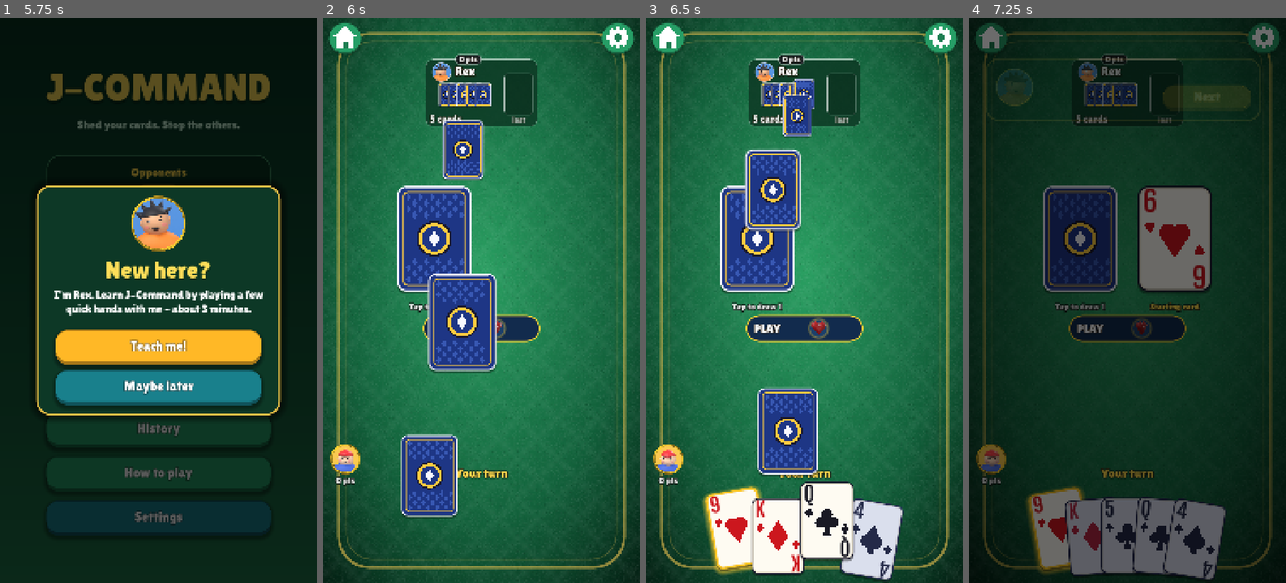
Above: before the commit, frames 1-4 (left to right).
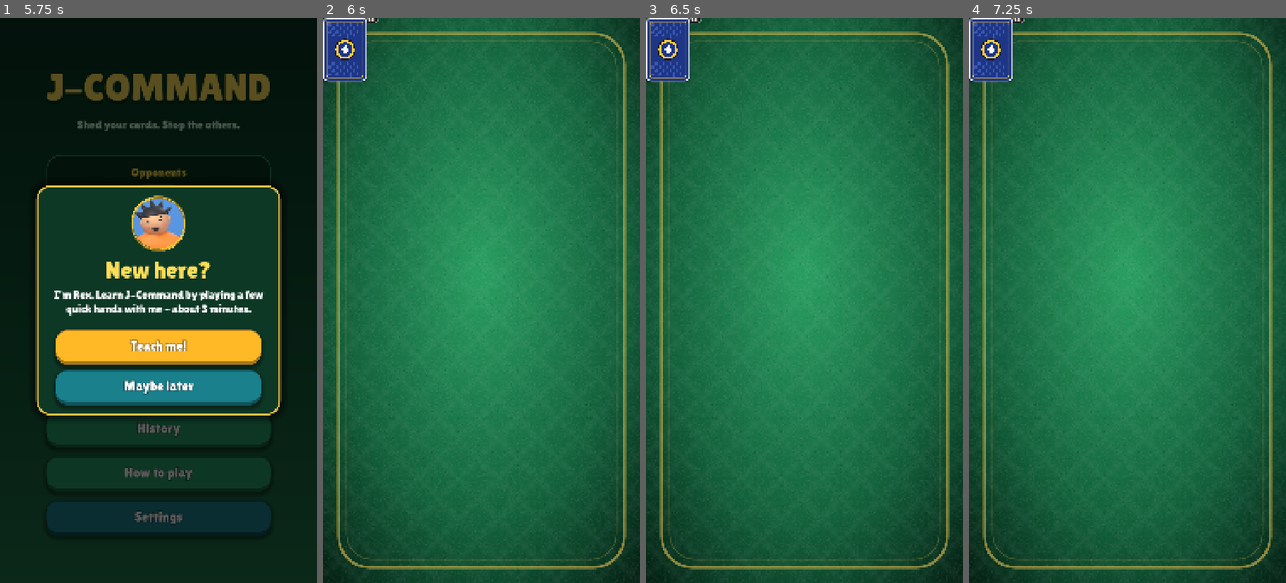
Above: after the commit, the same moments.

Repository: lambou/jcommand-cards-monorepo
Game: Godot game, scene res://scenes/main.tscn
Same seed, same stepped clock (60 frames per second), same inputs: the game is played once before the commit and once after it.
Inputs (mouse positions are in pixels of both pictures, inside the frame that each line leads up to):
- Up to frame 1 (5.75 s): tap Enter at 0.5 s; move the mouse to (228, 272) at 0.52 s; hold Right 0.53-1.25 s; click (228, 272) at 0.67 s; tap Space at 0.77 s; drag from (95, 328) to (142, 413) at 1.27 s; move the mouse to (190, 176) at 2.02 s; hold Right 2.03-2.75 s; click "Easy" at 2.75 s; click "Easy" at 3.5 s; click "Normal" at 4.25 s; click "Normal" at 5 s
- Up to frame 2 (6 s): click "PLAY" at 5.75 s
- Up to frame 3 (6.5 s): no input
- Up to frame 4 (7.25 s): tap Enter at 6.5 s; drag from (1079, 238) to (1032, 215) at 6.52 s

Frame 1 is identical in both runs. In frame 2, 20% of the frame differs, in the area x 0-99%, y 0-89%; in frame 3, 26%; in frame 4, 99%, in the area x 0-100%, y 0-100%.
Error after the commit: Parse Error: Too many arguments for "draw_avatar()" call. Expected at most 8 but received 9. (res://scripts/ui/avatar_view.gd:47)

Commit message:
Stack your points under the CHECK! plate: they slide down while in check and back up after
Co-Authored-By: Claude Sonnet 5.5 <noreply@anthropic.com>

Diff:
--- /dev/null
+++ b/apps/mobile/scripts/tests/test_check_points.gd
@@ -0,0 +1,77 @@
+extends SceneTree
+## The CHECK! plate and the points label under your avatar must stack, never overlap:
+##   godot --headless --path apps/mobile -s res://scripts/tests/test_check_points.gd
+
+const Table := preload("res://scripts/ui/table.gd")
+const AvatarView := preload("res://scripts/ui/avatar_view.gd")
+
+var failures: Array = []
+
+
+func _init() -> void:
+	_main.call_deferred()
+
+
+func _main() -> void:
+	await process_frame # the tree must be live before Table's children get their _ready
+	for sz in [Vector2i(1080, 1920), Vector2i(720, 1280), Vector2i(1080, 2400)]:
+		await _run(sz)
+	if failures.is_empty():
+		print("PASS: check plate and points stack")
+		quit(0)
+	else:
+		for f in failures:
+			printerr("FAIL " + f)
+		quit(1)
+
+
+func _plate_bottom(t) -> float:
+	return t.you_avatar.position.y + t.you_avatar.size.y - 10.0 + AvatarView.CHECK_PLATE_H
+
+
+func _run(sz: Vector2i) -> void:
+	var t := Table.new()
+	root.add_child(t)
+	root.size = sz
+	await process_frame
+	t.start(1, "easy")
+	await process_frame
+	t._relayout()
+	var tag := str(sz)
+	var y_idle: float = t.you_points.position.y
+	if t.you_points.position.y < t.you_avatar.position.y + t.you_avatar.size.y:
+		failures.append("%s: idle points are above the avatar's bottom" % tag)
+
+	var st: Dictionary = t.game.state.duplicate(true)
+	for p in st["players"]:
+		if p["id"] == t.ME:
+			p["status"] = "playing"
+			p["hand"] = [p["hand"][0]]
+	st["over"] = false
+	t._update_check_state(st)
+	if not t.you_avatar.check:
+		failures.append("%s: avatar did not enter check" % tag)
+	await create_timer(0.4).timeout
+	var y_check: float = t.you_points.position.y
+	if absf(y_check - (y_idle + AvatarView.CHECK_DROP)) > 0.5:
+		failures.append("%s: points did not drop (%.1f -> %.1f)" % [tag, y_idle, y_check])
+	if y_check < _plate_bottom(t):
+		failures.append("%s: points overlap the plate (%.1f < %.1f)" % [tag, y_check, _plate_bottom(t)])
+
+	for p in st["players"]:
+		if p["id"] == t.ME:
+			p["hand"] = [p["hand"][0], p["hand"][0]]
+	t._update_check_state(st)
+	await create_timer(0.4).timeout
+	if t.you_avatar.check or absf(t.you_points.position.y - y_idle) > 0.5:
+		failures.append("%s: points did not return (%.1f vs %.1f)" % [tag, t.you_points.position.y, y_idle])
+
+	# a relayout while in check keeps the stack
+	for p in st["players"]:
+		if p["id"] == t.ME:
+			p["hand"] = [p["hand"][0]]
+	t._update_check_state(st)
+	t._relayout()
+	if absf(t.you_points.position.y - (y_idle + AvatarView.CHECK_DROP)) > 0.5:
+		failures.append("%s: relayout in check lost the stack" % tag)
+	t.queue_free()
--- a/apps/mobile/scripts/ui/avatar_view.gd
+++ b/apps/mobile/scripts/ui/avatar_view.gd
@@ -4,6 +4,11 @@
 const TextFx := preload("res://scripts/ui/text_fx.gd")
 const Avatar := preload("res://scripts/ui/avatar.gd")
 const Settings := preload("res://scripts/game/settings.gd")
+
+## The CHECK! plate runs from size.y - 10 to size.y + 26. The points label under the avatar
+## drops by CHECK_DROP while the plate is up, so the two stack instead of overlapping.
+const CHECK_PLATE_H := 36.0
+const CHECK_DROP := 30.0
 
 var avatar_index := 0
 var check := false:
@@ -39,13 +44,13 @@
 	if check:
 		draw_circle(size / 2.0, r + 6.0 + 4.0 * pulse, Color(1.0, 0.75, 0.2, 0.18 + 0.1 * pulse))
 		ring = Color(1.0, 0.82, 0.2)
-	Avatar.draw_avatar(self, avatar_index, size / 2.0, r, ring, 7.0 if (active or check) else 3.0)
+	Avatar.draw_avatar(self, avatar_index, size / 2.0, r, ring, 7.0 if (active or check) else 3.0, false, false, active)
 	if check:
 		var badge := StyleBoxFlat.new()
 		badge.bg_color = Color(0.98, 0.78, 0.2)
 		badge.set_corner_radius_all(12)
 		badge.set_border_width_all(3)
 		badge.border_color = Color.WHITE
-		var br := Rect2(-8.0, size.y - 10.0, size.x + 16.0, 36.0)
+		var br := Rect2(-8.0, size.y - 10.0, size.x + 16.0, CHECK_PLATE_H)
 		draw_style_box(badge, br)
 		TextFx.draw(self, preload("res://assets/fonts/LilitaOne-Regular.ttf"), Vector2(br.position.x, br.position.y + 27.0), "CHECK!", HORIZONTAL_ALIGNMENT_CENTER, br.size.x, 26, Color.WHITE)
--- a/apps/mobile/scripts/ui/table.gd
+++ b/apps/mobile/scripts/ui/table.gd
@@ -64,6 +64,7 @@
 var stack_caption: Label
 var you_caption: Label
 var you_points: Label # your running points, under your avatar
+var _you_points_tween: Tween
 var message_label: Label
 var banner_label: Label
 var fx: Control
@@ -558,7 +559,7 @@
 	you_avatar.size = Vector2(104, 104)
 	you_avatar.position = Vector2(24, h - hs.y - 215)
 	you_points.size = Vector2(190, 38)
-	you_points.position = Vector2(you_avatar.position.x + 52.0 - 95.0, you_avatar.position.y + 106.0)
+	_place_you_points(false)
 	react_menu.place(Vector2(w - 24.0 - ReactionMenu.BTN, h - hs.y - 215.0), size)
 	if coach != null:
 		coach.bottom_limit = h - hs.y - 235.0 # keeps Rex's bubble off your avatar, the banner and the hand
@@ -1194,12 +1195,31 @@
 	return p["status"] == "playing" and p["hand"].size() == 1
 
 
+## Stacks your points under the avatar: they drop below the CHECK! plate while it is up and
+## slide back up when it goes away. `animate` is skipped on layout and when motion is reduced.
+func _place_you_points(animate: bool) -> void:
+	var x := you_avatar.position.x + 52.0 - 95.0
+	var y := you_avatar.position.y + 106.0 + (AvatarView.CHECK_DROP if you_avatar.check else 0.0)
+	if _you_points_tween != null:
+		_you_points_tween.kill()
+		_you_points_tween = null
+	if not animate or Settings.reduce():
+		you_points.position = Vector2(x, y)
+		return
+	you_points.position.x = x
+	_you_points_tween = create_tween()
+	_you_points_tween.tween_property(you_points, "position:y", y, 0.18).set_trans(Tween.TRANS_CUBIC).set_ease(Tween.EASE_OUT)
+
+
 ## Keeps your own badge in sync and re-arms the alert for anyone who is no longer in check.
 func _update_check_state(st: Dictionary) -> void:
 	for p in st["players"]:
 		if not _in_check(p):
 			_alerted.erase(p["id"])
+	var was_check: bool = you_avatar.check
 	you_avatar.check = _in_check(_find(st, ME)) and not st["over"]
+	if you_avatar.check != was_check:
+		_place_you_points(true)
 
 
 ## The one-time announcement, fired when the card that left a player on one card has landed.
Not shown, added: apps/mobile/scripts/tests/test_check_points.gd.uid
